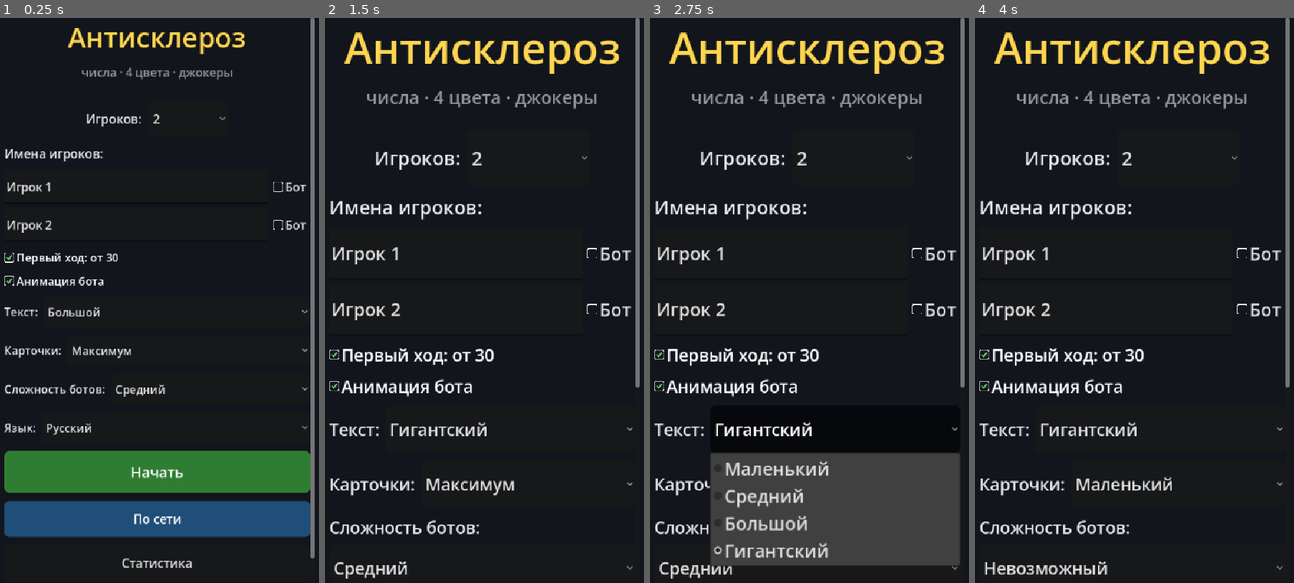
Above: before the commit, frames 1-4 (left to right).
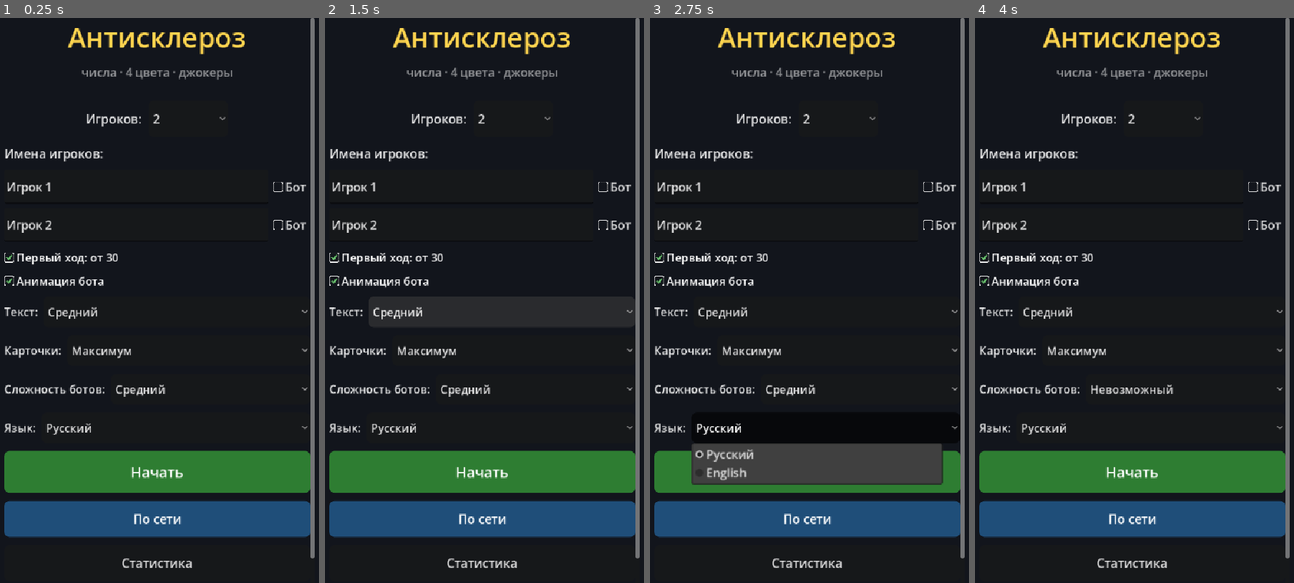
Above: after the commit, the same moments.

Repository: victor-osipov-dev/digital_game
Game: Godot game, scene res://scenes/main_menu.tscn
Same seed, same stepped clock (60 frames per second), same inputs: the game is played once before the commit and once after it.
Inputs (mouse positions are in pixels of both pictures, inside the frame that each line leads up to):
- Up to frame 1 (0.25 s): no input
- Up to frame 2 (1.5 s): click (500, 311) at 0.5 s, where only the run before the commit has a clickable "Большой"; click "Средний" at 1.25 s
- Up to frame 3 (2.75 s): click (835, 430) at 2 s, where only the run before the commit has a clickable "Гигантский"
- Up to frame 4 (4 s): click "Средний" at 2.75 s; click (1131, 470) at 3.5 s, where only the run after the commit has a clickable "Начать"

The runs differ from the first frame. In frame 1, 0.1% of the frame differs, in the area x 15-32%, y 51-54%; in frame 2, 23%; in frame 3, 25%, in the area x 1-99%, y 1-100%; in frame 4, 23%.

Commit message:
Три размера текста вместо четырёх
- удалён «Маленький» ×0.85: шкала [1.0, 1.3, 2.0] с именами
  Маленький/Средний/Большой (бывшие Средний/Большой/Гигантский)
- дефолт теперь Средний (индекс 1): тот же вид ×1.3, что был
  из коробки; старые сохранения 3 клампятся в 2
- тесты на таблицу шкал и индексы обновлены (0/1/2 вместо 0–3)

Co-Authored-By: Claude Opus 5 (1M context) <noreply@anthropic.com>

Diff:
--- a/scripts/core/lang.gd
+++ b/scripts/core/lang.gd
@@ -85,7 +85,6 @@
 "Выйти": "Quit",
 "Выход в меню": "Quit to menu",
 "Выход": "Quit",
-"Гигантский": "Huge",
 "Готов(-а)": "Ready",
 "Действия": "Actions",
 "Джокер заменяет любое число любого цвета.": "A joker replaces any tile of any color.",
--- a/scripts/core/settings.gd
+++ b/scripts/core/settings.gd
@@ -5,12 +5,12 @@
 const MIN_PLAYERS := 2
 const MAX_PLAYERS := 5
 
-## Лестница масштабов: средний — ровно прежний (×1.0, вёрстка под
-## него родная), гигантский — ×2, чтобы весь текст был заметно крупным.
-## Потолоков у текста нет, зато есть пол FS_MIN: на «Маленьком»
-## мелкие базы не опускаются ниже читаемого минимума.
-const TEXT_SCALES := [0.85, 1.0, 1.3, 2.0]
-const TEXT_SCALE_NAMES := ["Маленький", "Средний", "Большой", "Гигантский"]
+## Лестница масштабов: маленький — ровно прежний ×1.0 (вёрстка под
+## него родная), большой — ×2, чтобы весь текст был заметно крупным.
+## «Маленького» ×0.85 больше нет. Потолоков у текста нет, зато есть
+## пол FS_MIN: мелкие базы не опускаются ниже читаемого минимума.
+const TEXT_SCALES := [1.0, 1.3, 2.0]
+const TEXT_SCALE_NAMES := ["Маленький", "Средний", "Большой"]
 const FS_MIN := 12
 const TILE_WIDTHS := [32, 40, 48, 60, 66, 72]
 const TILE_SIZE_NAMES := ["Крошечный", "Маленький", "Средний", "Крупный", "Большой", "Максимум"]
@@ -19,7 +19,7 @@
 var player_count: int = MIN_PLAYERS
 var player_names: PackedStringArray = PackedStringArray()
 var require_30: bool = true
-var text_scale: int = 2
+var text_scale: int = 1
 var tile_step: int = 5
 var bot_level: int = 1
 var bot_anim: bool = true
@@ -44,8 +44,8 @@
 
 
 ## Тот же размер, но с потолком по шкале: частые кнопки строки не должны
-## расти дальше «Большого» — иначе на гигантском они меньше, чем могли
-## бы (компакт резал бы их ещё сильнее), и ряд не влезал бы в телефон.
+## расти дальше заданного индекса — иначе ряд не влезал бы в телефон.
+## Потолок 2 сейчас равен максимуму шкалы («Большой»).
 func fs_capped(base: int, cap_scale: int) -> int:
 	var idx := clampi(mini(text_scale, cap_scale), 0, TEXT_SCALES.size() - 1)
 	return maxi(FS_MIN, int(round(base * TEXT_SCALES[idx])))
@@ -60,7 +60,7 @@
 
 ## Ширина контрола с потолком по ширине окна. Текстовая шкала растит
 ## ширины так же, как шрифт, а пары кнопок («Заново» + «В меню») и
-## ряды лобби на гигантском так не влезают в 576 — ширина держим в
+## ряды лобби на большом так не влезают в 576 — ширина держим в
 ## 44% окна: две таких кнопки с зазором всегда уместятся.
 func touch_w(base: int) -> int:
 	var w := touch(base)
@@ -202,7 +202,7 @@
 	if cf.load(CFG_PATH) == OK:
 		player_count = clampi(int(cf.get_value("game", "player_count", MIN_PLAYERS)), MIN_PLAYERS, MAX_PLAYERS)
 		require_30 = bool(cf.get_value("game", "require_30", true))
-		text_scale = clampi(int(cf.get_value("game", "text_scale", 2)), 0, TEXT_SCALES.size() - 1)
+		text_scale = clampi(int(cf.get_value("game", "text_scale", 1)), 0, TEXT_SCALES.size() - 1)
 		tile_step = clampi(int(cf.get_value("game", "tile_step", 5)), 0, TILE_WIDTHS.size() - 1)
 		bot_level = clampi(int(cf.get_value("game", "bot_level", 1)), 0, BOT_LEVEL_NAMES.size() - 1)
 		bot_anim = bool(cf.get_value("game", "bot_anim", true))
--- a/scripts/ui/game.gd
+++ b/scripts/ui/game.gd
@@ -213,7 +213,7 @@
 	layout.add_theme_constant_override("separation", 8)
 	margin.add_child(layout)
 
-	# Верхняя строка — в потоке, а не в одном ряду: при гигантском
+	# Верхняя строка — в потоке, а не в одном ряду: при большом
 	# шесть кнопок с крупным текстом не влезают в 576, и строка
 	# переезжает на вторую линию, а не уезжает за правый край.
 	var top := FlowContainer.new()
@@ -461,7 +461,7 @@
 	hlab.vertical_alignment = VERTICAL_ALIGNMENT_CENTER
 	hlab.set_anchors_and_offsets_preset(Control.PRESET_FULL_RECT)
 	hlab.mouse_filter = Control.MOUSE_FILTER_IGNORE
-	# Подпись переносится: без неё её ширина на гигантской шкале (597 px)
+	# Подпись переносится: без неё её ширина на большой шкале (597 px)
 	# становилась шириной всего стола и уводила верхний ряд за край.
 	hlab.autowrap_mode = TextServer.AUTOWRAP_WORD_SMART
 	hlab.add_theme_font_size_override("font_size", Settings.fs(16))
@@ -664,7 +664,7 @@
 
 ## Честная ширина верхней кнопки по её подписи: у кнопок с clip_text
 ## движок минимум по тексту не считает, и ряд думал, что все кнопки
-## по 60 px — на гигантском тексте подписи срезались до двух букв,
+## по 60 px — на большом тексте подписи срезались до двух букв,
 ## хотя места на широком экране хватало. Пол 60 px оставлен: на мелких
 ## шкалах кнопки выглядят как раньше.
 func _top_button_need(btn: Button) -> float:
@@ -683,7 +683,7 @@
 
 ## Верхние кнопки либо стоят в один ряд, либо редкие уезжают в бургер.
 ## Частые (сохранить/вернуть/подсказка) остаются в строке всегда.
-## Считать надо по честной ширине подписей, иначе при гигантском тексте
+## Считать надо по честной ширине подписей, иначе при большом тексте
 ## ряд либо разъезжается на две линии, либо уезжает за правый край.
 func _sync_top_bar() -> void:
 	if deck_button == null or _top_actions == null or _burger_btn == null \
@@ -692,9 +692,8 @@
 	for btn in _top_action_buttons:
 		(btn as Button).text = String((btn as Button).get_meta("short_text"))
 		(btn as Button).add_theme_font_size_override("font_size", Settings.fs(15))
-	# Частые кнопки растут только до «Большого»: на гигантском остаются
-	# как на большом (иначе они там меньше, чем могли бы), и ряд влезает
-	# даже в телефон.
+	# Частые кнопки растут с потолком fs_capped (сейчас равен максимуму
+	# шкалы), и ряд влезает даже в телефон.
 	for b in _top_pinned:
 		(b as Button).add_theme_font_size_override("font_size", Settings.fs_capped(15, 2))
 	var have := maxf(get_viewport_rect().size.x - 20.0, 200.0)
--- a/scripts/ui/main_menu.gd
+++ b/scripts/ui/main_menu.gd
@@ -46,7 +46,7 @@
 	_avail_w = maxf(vp.x - 28.0, 200.0)
 	# Ширину задаёт вьюпорт, а не содержимое: у Label и Button без
 	# переноса минимальная ширина равна всей строке, поэтому «DIGITAL
-	# GAME» на гигантском тексте или два ряда по две кнопки растягивали
+	# GAME» на большом тексте или два ряда по две кнопки растягивали
 	# колонку шире окна, и всё меню уезжало вправо.
 	menu_box.custom_minimum_size = Vector2(_avail_w, 0)
 	var c := menu_box.get_combined_minimum_size()
@@ -202,7 +202,7 @@
 	subtitle.text = Lang.t("числа · 4 цвета · джокеры")
 	subtitle.horizontal_alignment = HORIZONTAL_ALIGNMENT_CENTER
 	# Перенос: у Label без него минимальная ширина равна всей строке, и
-	# на гигантском тексте подзаголовок растягивал колонку шире окна.
+	# на большом тексте подзаголовок растягивал колонку шире окна.
 	subtitle.autowrap_mode = TextServer.AUTOWRAP_WORD_SMART
 	subtitle.add_theme_font_size_override("font_size", Settings.fs(16))
 	subtitle.add_theme_color_override("font_color", Color(1, 1, 1, 0.55))
@@ -285,7 +285,7 @@
 
 	check_30 = CheckBox.new()
 	# Подпись та же, что и в сетевом лобби: чекбокс не переносится, а
-	# его ширина — ширина всей колонки меню; длиннее — на гигантском
+	# его ширина — ширина всей колонки меню; длиннее — на большом
 	# строка уезжала за правый край экрана.
 	check_30.text = Lang.t("Первый ход: от 30")
 	check_30.button_pressed = Settings.require_30
@@ -297,7 +297,7 @@
 
 	bot_anim_check = CheckBox.new()
 	# Подпись короткая специально: у CheckBox нет переноса, длинная
-	# строка растягивала бы колонку шире окна на гигантском тексте.
+	# строка растягивала бы колонку шире окна на большом тексте.
 	bot_anim_check.text = Lang.t("Анимация бота")
 	bot_anim_check.button_pressed = Settings.bot_anim
 	bot_anim_check.add_theme_font_size_override("font_size", Settings.fs(15))
--- a/scripts/ui/online_lobby.gd
+++ b/scripts/ui/online_lobby.gd
@@ -477,7 +477,7 @@
 		empty.text = Lang.t("Пока никто не создал комнату. Создайте свою.")
 		empty.size_flags_horizontal = Control.SIZE_EXPAND_FILL
 		# Перенос обязателен: без него минимальная ширина равна всей
-		# строке, и на гигантском тексте плейсхолдер растягивал
+		# строке, и на большом тексте плейсхолдер растягивал
 		# страницу шире экрана — правый край (Назад, Обновить) уезжал.
 		empty.autowrap_mode = TextServer.AUTOWRAP_WORD_SMART
 		empty.add_theme_font_size_override("font_size", Settings.fs(16))
@@ -1006,7 +1006,7 @@
 
 	# Ряд складывается не по «ширине экрана», а по тому, влезают ли его
 	# дети в строку: при aspect=expand вьюпорт уже базовой ширины, но на
-	# гигантском тексте места в нём вдвое меньше, чем нужно. Порог —
+	# большом тексте места в нём вдвое меньше, чем нужно. Порог —
 	# сумма минимальных ширин детей, иначе «название (необязательно)»
 	# получает треть экрана и обрезается.
 	for row in _stack_rows:
@@ -1069,7 +1069,7 @@
 		c.size_flags_horizontal = Control.SIZE_EXPAND_FILL if narrow \
 			else int(c.get_meta("h_flags_before_stack"))
 		# Ширина по содержимому — только в строку: в столбике минимум
-		# держим нулевым, иначе длинная подпись на гигантском тексте
+		# держим нулевым, иначе длинная подпись на большом тексте
 		# разорвёт страницу шире экрана. В строке же кнопке с clip_text
 		# и пустому полю минимум по содержимому обязателен: иначе
 		# контейнер выдаст им 8 px, и текст срежется полностью.
@@ -1298,7 +1298,7 @@
 ## «влезал» — кнопки сжимались до полосок в 8 px с полностью срезанным
 ## текстом, а поля названия/пароля делили узкий экран на полоски.
 ## Минимумы при этом держим маленькими специально: большой минимум
-## на гигантском тексте разорвал бы страницу шире экрана, а в столбике
+## на большом тексте разорвал бы страницу шире экрана, а в столбике
 ## каждый контрол и так тянется на всю ширину.
 func _need(c: Control) -> float:
 	var base := c.get_combined_minimum_size().x
--- a/tests/check_mobilerelayout.gd
+++ b/tests/check_mobilerelayout.gd
@@ -80,7 +80,7 @@
 	var saved_base := root.content_scale_size
 	for size in SIZES:
 		for base in BASES:
-			for scale in range(4):
+			for scale in range(3):
 				settings.text_scale = scale
 				await _round(size, base, scale)
 	root.content_scale_size = saved_base
--- a/tests/check_scene.gd
+++ b/tests/check_scene.gd
@@ -36,13 +36,11 @@
 		settings.set_bot(0, false)
 		var saved_scale: int = settings.text_scale
 		settings.text_scale = 0
-		check(settings.fs(100) == 85, "fs: small scale = 85, got %d" % settings.fs(100))
+		check(settings.fs(100) == 100, "fs: small scale = 100, got %d" % settings.fs(100))
 		settings.text_scale = 1
-		check(settings.fs(100) == 100, "fs: default scale = 100, got %d" % settings.fs(100))
+		check(settings.fs(100) == 130, "fs: default scale = 130, got %d" % settings.fs(100))
 		settings.text_scale = 2
-		check(settings.fs(100) == 130, "fs: large scale = 130, got %d" % settings.fs(100))
-		settings.text_scale = 3
-		check(settings.fs(100) == 200, "fs: giant scale = 200, got %d" % settings.fs(100))
+		check(settings.fs(100) == 200, "fs: big scale = 200, got %d" % settings.fs(100))
 		settings.text_scale = saved_scale
 		var saved_step: int = settings.tile_step
 		settings.tile_step = 0
@@ -180,16 +178,16 @@
 	for i in range(3):
 		await process_frame
 	var saved_scale: int = settings.text_scale
-	settings.text_scale = 1
+	settings.text_scale = 0
 	inst.call("_rebuild_ui")
 	for i in range(4):
 		await process_frame
 	check(not bool(inst.get("_top_collapsed")), "normal text keeps buttons inline")
-	settings.text_scale = 3
+	settings.text_scale = 2
 	inst.call("_rebuild_ui")
 	for i in range(4):
 		await process_frame
-	check(bool(inst.get("_top_collapsed")), "giant text collapses top buttons into burger")
+	check(bool(inst.get("_top_collapsed")), "big text collapses top buttons into burger")
 	var burger = inst.get("_burger_btn")
 	check(burger != null and (burger as Control).visible, "burger button visible when collapsed")
 	var box = inst.get("_burger_box")
@@ -248,19 +246,19 @@
 
 
 func _topbar_width_checks() -> void:
-	# Широкий экран + гигантский текст: ряд НЕ схлопывается, и каждая
+	# Широкий экран + большой текст: ряд НЕ схлопывается, и каждая
 	# кнопка влезает целиком. Ловили вживую: «Сохр./Вернуть/Подск.»
 	# показывали по две буквы — минимум кнопок с clip_text не считал
 	# текст, и ряд думал, что все кнопки по 60 px.
 	var saved_scale: int = settings.text_scale
-	settings.text_scale = 3
+	settings.text_scale = 2
 	root.size = Vector2i(1152, 1024)
 	for i in range(3):
 		await process_frame
 	inst.call("_sync_top_bar")
 	for i in range(2):
 		await process_frame
-	check(not bool(inst.get("_top_collapsed")), "giant text on wide screen keeps buttons inline")
+	check(not bool(inst.get("_top_collapsed")), "big text on wide screen keeps buttons inline")
 	for b in (inst.get("_top_action_buttons") as Array):
 		var btn := b as Button
 		var font: Font = btn.get_theme_font("font")
@@ -282,15 +280,14 @@
 
 
 func _topbar_capped_checks() -> void:
-	# Узкий экран + гигантский текст: частые кнопки остаются в строке
+	# Узкий экран + большой текст: частые кнопки остаются в строке
 	# в одну линию, редкие — в бургере. Шрифт частых capped на «Большом»:
-	# на гигантском они такие же, как на большом, а не мельче.
+	# на большом они такие же, как на среднем, а не мельче.
 	var saved_base := root.content_scale_size
 	var saved_size := root.size
 	var saved_scale: int = settings.text_scale
 	settings.text_scale = 2
 	var big_font: int = settings.fs(15)
-	settings.text_scale = 3
 	root.content_scale_size = Vector2i(320, 640)
 	root.size = Vector2i(360, 800)
 	for i in range(3):
@@ -300,7 +297,7 @@
 		await process_frame
 	var bar = inst.get("_top_actions")
 	var box = inst.get("_burger_box")
-	check(bool(inst.get("_top_collapsed")), "narrow giant screen uses burger for rare actions")
+	check(bool(inst.get("_top_collapsed")), "narrow big screen uses burger for rare actions")
 	var ys := []
 	for b in (inst.get("_top_action_buttons") as Array):
 		var btn := b as Button
--- a/tests/check_textscale.gd
+++ b/tests/check_textscale.gd
@@ -37,13 +37,13 @@
 
 	_check_fs_bounds(settings)
 
-	for idx in range(4):
+	for idx in range(3):
 		settings.text_scale = idx
 		_scale = idx
 		await _menu_round(idx)
 		await _game_round(idx)
 
-	for idx in range(4):
+	for idx in range(3):
 		settings.text_scale = idx
 		_scale = idx
 		for step in range(6):
@@ -68,15 +68,14 @@
 # ---------------------------------------------------------------- fs()
 
 func _check_fs_bounds(settings) -> void:
-	# Таблица шкал: маленький/средний/большой/гигантский.
-	var expect := [85, 100, 130, 200]
-	for idx in range(4):
+	# Таблица шкал: маленький/средний/большой.
+	var expect := [100, 130, 200]
+	for idx in range(3):
 		settings.text_scale = idx
 		var got: int = settings.fs(100)
 		if got != int(expect[idx]):
 			_fail("fs(100) на масштабе %d = %d, ожидалось %d" % [idx, got, expect[idx]])
-	# Пол для мелкого текста: на «Маленьком» база 12 не опускается
-	# ниже читаемого минимума.
+	# Пол для мелкого текста: база 12 не опускается ниже читаемого минимума.
 	settings.text_scale = 0
 	var floor_got: int = settings.fs(12)
 	if floor_got < 12:
